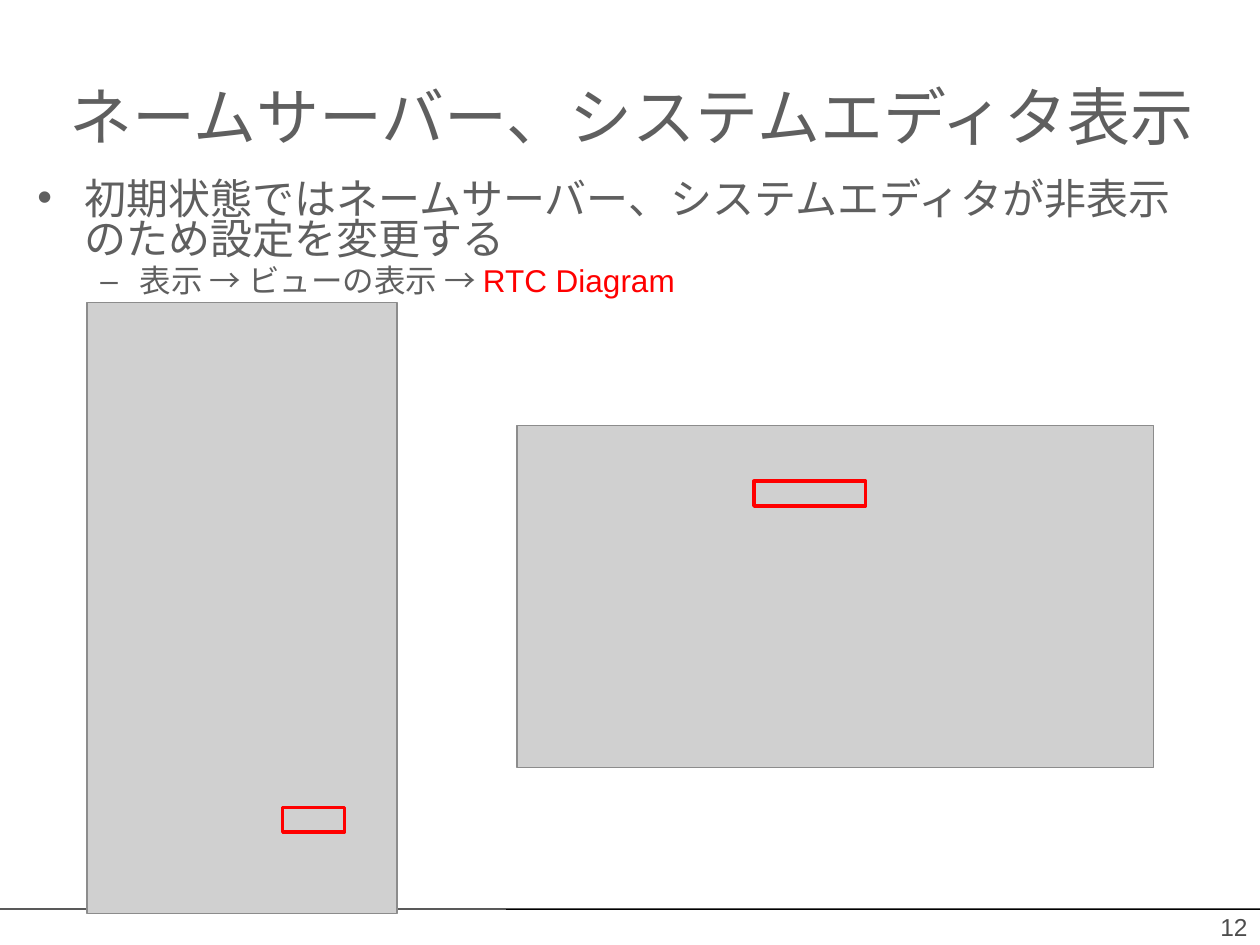
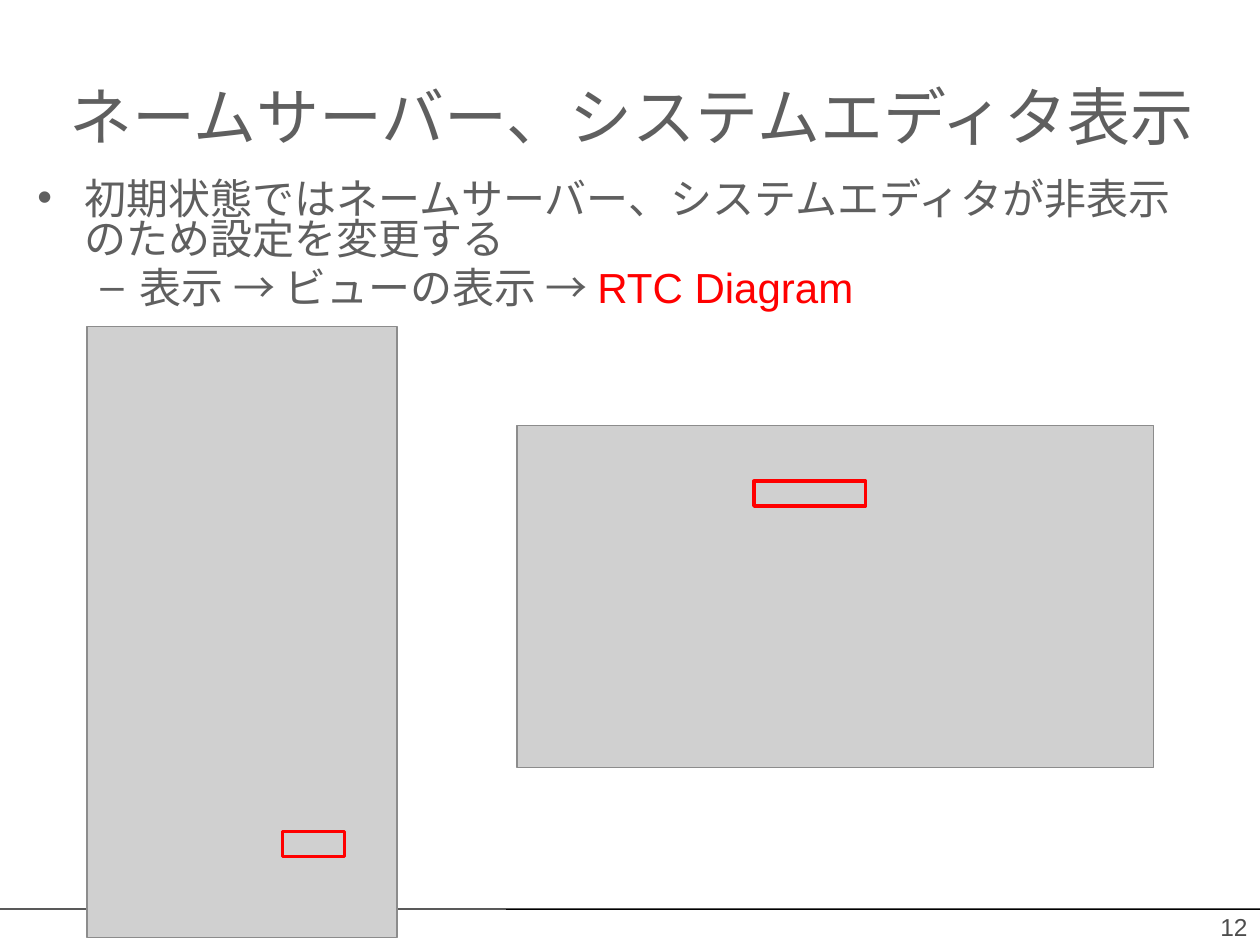
Before and after one commit to OpenRTM/RTM_Tutorial, a slide deck: slide 12 of ppt/Choreonoid入門.pptx. Drawn at 1260x945 pixels with LibreOffice and Linux fonts; fonts in the diff are those of the drawing; grey boxes stand for pictures; background and template pictures are left out. Boxes give left, top, right and bottom in pixels: in the first picture for what was removed or moved away, otherwise in the second. Text is boxed around its words. In the diff, an @@ line names an element or a change of style, - is before the commit and + after.

```diff
--- a/ppt/Choreonoid入門.pptx
+++ b/ppt/Choreonoid入門.pptx
@@ text at (140,267,854,311): size 18 to 24 pt in "表示 → ビューの表示 → RTC Diagram"; more space between paragraphs @@
@@ picture: place and size @@
-picture at (87,302,397,914)
+picture at (87,326,397,937)
@@ rectangle: place and size @@
-rectangle at (282,808,344,833)
+rectangle at (282,832,344,857)
```
Also in this commit, not shown: 15 other slides changed, 32 other files.
